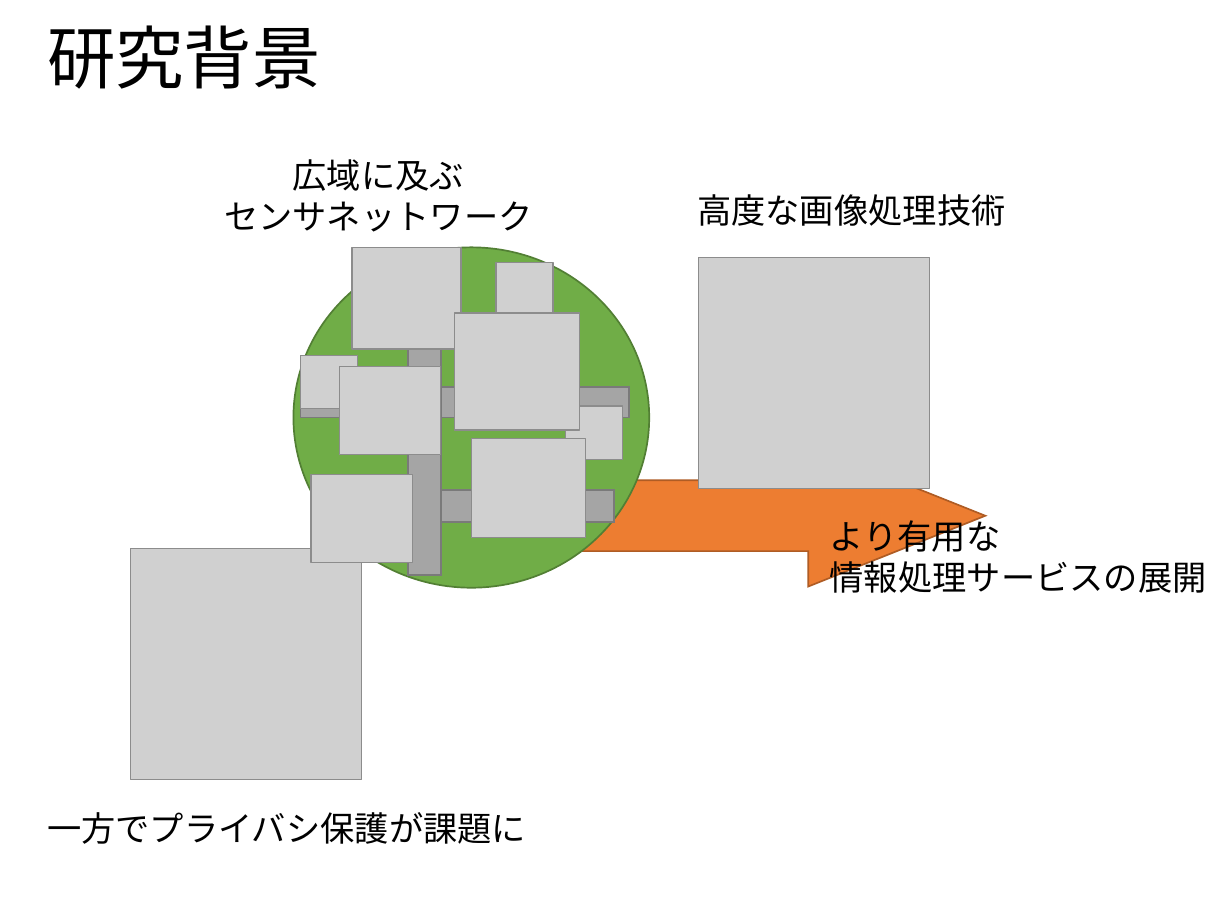
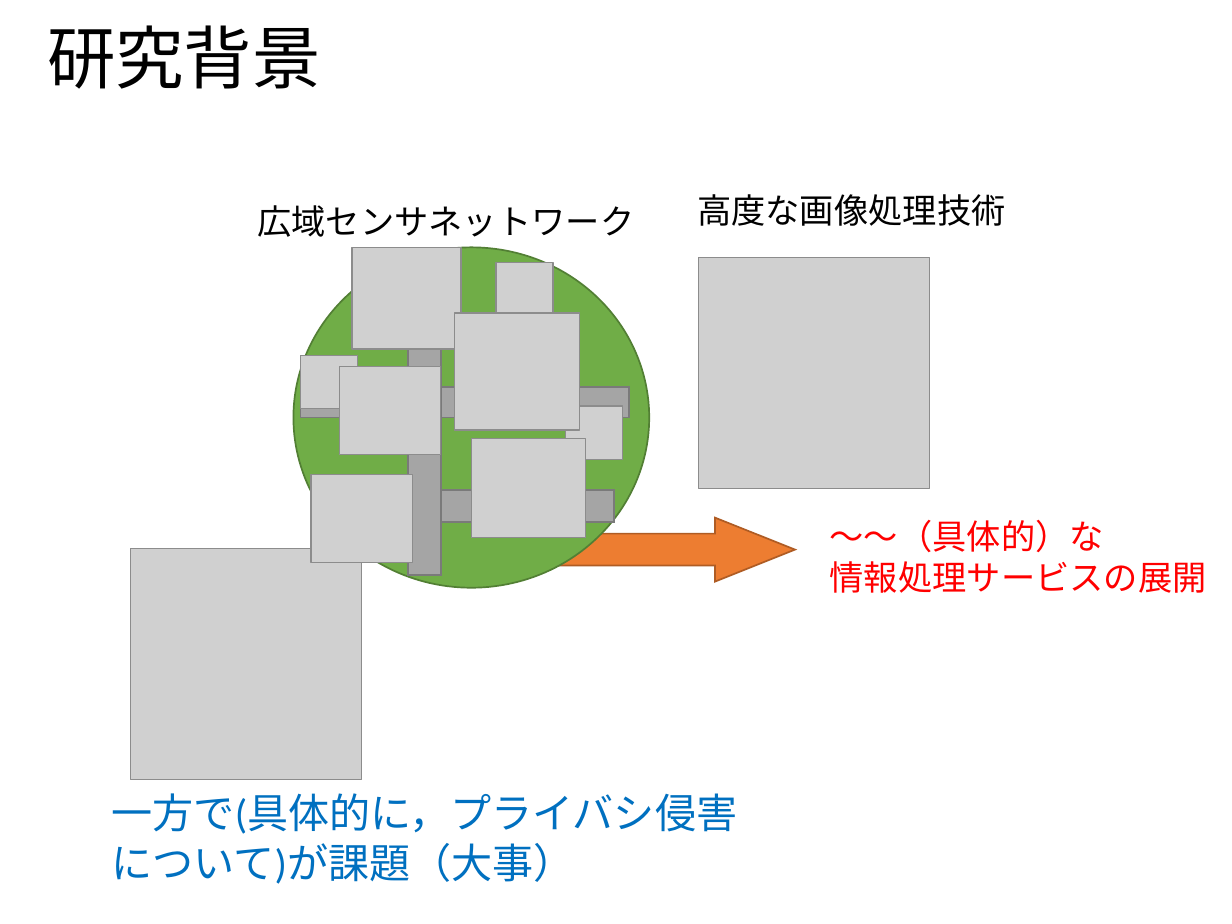
Before and after one commit to ao-megane/LplcOpenDataConverter, a slide deck: slide 5 of LplcOpenDataConverter/LplcOpenDataConverter/プレゼン/多地点カメラを用いた見守りサービスにおける第三者のプライバシデータ流出比の定量評価.pptx (slide 3 before the commit). Drawn at 1232x924 pixels with LibreOffice and Linux fonts; fonts in the diff are those of the drawing; grey boxes stand for pictures; background and template pictures are left out. Boxes give left, top, right and bottom in pixels: in the first picture for what was removed or moved away, otherwise in the second. Text is boxed around its words. In the diff, an @@ line names an element or a change of style, - is before the commit and + after.

```diff
--- a/LplcOpenDataConverter/LplcOpenDataConverter/プレゼン/多地点カメラを用いた見守りサービスにおける第三者のプライバシデータ流出比の定量評価.pptx
+++ b/LplcOpenDataConverter/LplcOpenDataConverter/プレゼン/多地点カメラを用いた見守りサービスにおける第三者のプライバシデータ流出比の定量評価.pptx
@@ text at [257,205,634,237]: text changed @@
-広域に及ぶ
-センサネットワーク
+広域センサネットワーク
@@ right arrow: place and size @@
-right arrow at [387,445,986,586]
+right arrow at [458,517,795,582]
@@ text at [830,520,1207,593]: text changed; text colour #000000 to #FF0000 @@
-より有用な
-情報処理サービスの展開
+～～（具体的）な
+情報処理サービスの展開
@@ text at [112,793,738,884]: text changed; size 20 to 24 pt; text colour #000000 to #0070C0 @@
-一方でプライバシ保護が課題に
+一方で(具体的に，プライバシ侵害について)が課題（大事）
```
Also in this commit, not shown: 18 other slides changed, 14 slides added, 2 other files.
